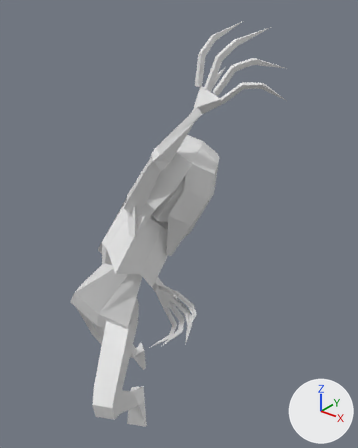
Two versions of the FBX model Assets/Ghost/Models/sk_ghost_slap_up.fbx, one commit apart.
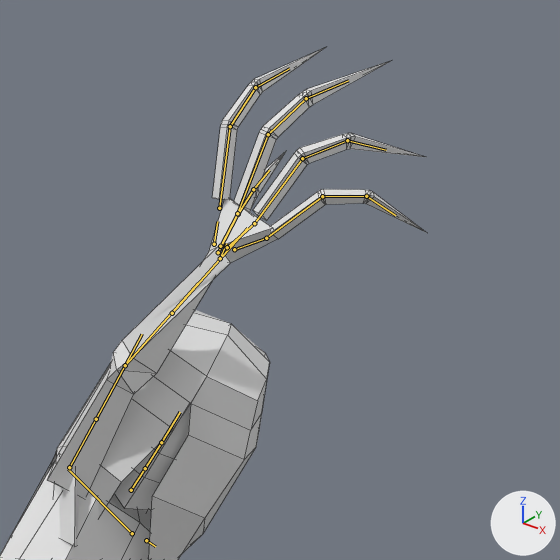
Each version is shown whole from a 50 mm lens placed at (1.258, -1.326, 2.211), pointed at (0.144, 0.066, 1.348), then close up on the part from 29% to 97% of the width and 0% to 54% of the height. Lighting does not change. The marker at lower right points along +X, +Y and +Z. The older version's two pictures come first. Both versions are drawn at frame 11 of the action 'Scene'; the numbers are the values there. The bones that change, and the others that lie on the model, are drawn over the model as lines in the close-ups. The close-ups show mesh edges as thin lines.

Names of what the first close-up shows: 'GHOST'.
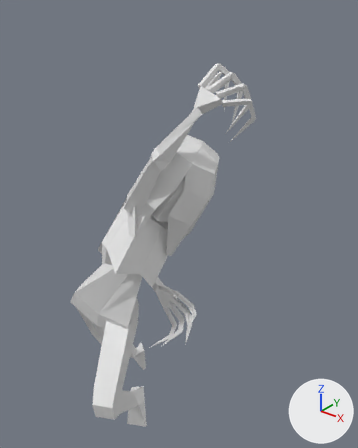
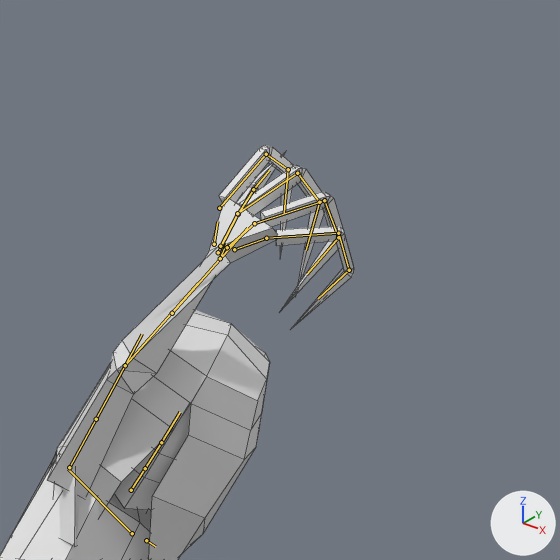
Changed parts and their boxes [x1, y1, x2, y2] in the close-ups (560 x 560 px):
```json
{"object": "GHOST", "change": "posed", "before": [0, 47, 427, 560], "after": [0, 145, 354, 560]}
{"bone": "DEF-f_index.01.R", "before": "(219, 208) to (230, 126)", "after": "(219, 208) to (266, 154)"}
{"bone": "DEF-f_index.02.R", "before": "(230, 126) to (255, 87)", "after": "(266, 154) to (288, 169)"}
{"bone": "DEF-f_index.03.R", "before": "(255, 87) to (289, 68)", "after": "(288, 169) to (284, 213)"}
{"bone": "DEF-f_middle.01.R", "before": "(237, 213) to (268, 134)", "after": "(237, 213) to (297, 173)"}
{"bone": "DEF-f_middle.02.R", "before": "(268, 134) to (306, 98)", "after": "(297, 173) to (319, 202)"}
{"bone": "DEF-f_middle.03.R", "before": "(306, 98) to (348, 80)", "after": "(319, 202) to (306, 250)"}
{"bone": "DEF-f_ring.01.R", "before": "(254, 223) to (302, 158)", "after": "(254, 223) to (324, 200)"}
{"bone": "DEF-f_ring.02.R", "before": "(302, 158) to (347, 140)", "after": "(324, 200) to (338, 237)"}
{"bone": "DEF-f_ring.03.R", "before": "(347, 140) to (386, 150)", "after": "(338, 237) to (307, 274)"}
{"bone": "DEF-f_pinky.01.R", "before": "(266, 238) to (322, 196)", "after": "(266, 238) to (338, 233)"}
{"bone": "DEF-f_pinky.02.R", "before": "(322, 196) to (366, 196)", "after": "(338, 233) to (349, 270)"}
{"bone": "DEF-f_pinky.03.R", "before": "(366, 196) to (395, 215)", "after": "(349, 270) to (318, 298)"}
```

Edits to the scene script, one JSON object a line:
```json
{"block": "bone_def_f_index_01_r", "where": "bone_def_f_index_01_r = bpy.data.objects['rig'].pose.bones['DEF-f_index.01.R']  # child of 'DEF-palm.01.R'"}
{"op": "set", "path": "bone_def_f_index_01_r.rotation_quaternion", "old": "(0.99, -0.137, 0.0, -0.022)", "new": "(0.973, 0.233, 0.0, -0.007)", "note": "degrees (-16, 0, -2) -> degrees (27, 0, -1)"}
{"block": "bone_def_f_index_02_r", "where": "bone_def_f_index_02_r = bpy.data.objects['rig'].pose.bones['DEF-f_index.02.R']  # child of 'DEF-f_index.01.R'"}
{"op": "set", "path": "bone_def_f_index_02_r.rotation_quaternion", "old": "(0.976, 0.215, -0.017, 0.007)", "new": "(0.884, 0.455, 0.088, -0.064)", "note": "degrees (25, -2, 0) -> degrees (54, 12, -2)"}
{"block": "bone_def_f_index_03_r", "where": "bone_def_f_index_03_r = bpy.data.objects['rig'].pose.bones['DEF-f_index.03.R']  # child of 'DEF-f_index.02.R'"}
{"op": "set", "path": "bone_def_f_index_03_r.rotation_quaternion", "old": "(0.977, 0.215, 0.0, 0.0)", "new": "(0.889, 0.458, 0.0, 0.0)", "note": "degrees (25, 0, 0) -> degrees (54, 0, 0)"}
{"block": "bone_def_f_middle_01_r", "where": "bone_def_f_middle_01_r = bpy.data.objects['rig'].pose.bones['DEF-f_middle.01.R']  # child of 'DEF-palm.02.R'"}
{"op": "set", "path": "bone_def_f_middle_01_r.rotation_quaternion", "old": "(0.99, -0.139, 0.0, -0.007)", "new": "(0.969, 0.246, 0.0, -0.027)", "note": "degrees (-16, 0, -1) -> degrees (28, 1, -3)"}
{"block": "bone_def_f_middle_02_r", "where": "bone_def_f_middle_02_r = bpy.data.objects['rig'].pose.bones['DEF-f_middle.02.R']  # child of 'DEF-f_middle.01.R'"}
{"op": "set", "path": "bone_def_f_middle_02_r.rotation_quaternion", "old": "(0.983, 0.184, -0.011, 0.004)", "new": "(0.879, 0.473, 0.041, -0.033)", "note": "degrees (21, -1, 0) -> degrees (57, 6, -1)"}
{"block": "bone_def_f_middle_03_r", "where": "bone_def_f_middle_03_r = bpy.data.objects['rig'].pose.bones['DEF-f_middle.03.R']  # child of 'DEF-f_middle.02.R'"}
{"op": "set", "path": "bone_def_f_middle_03_r.rotation_quaternion", "old": "(0.983, 0.184, 0.0, 0.0)", "new": "(0.881, 0.474, 0.0, 0.0)", "note": "degrees (21, 0, 0) -> degrees (57, 0, 0)"}
{"block": "bone_def_f_ring_01_r", "where": "bone_def_f_ring_01_r = bpy.data.objects['rig'].pose.bones['DEF-f_ring.01.R']  # child of 'DEF-palm.03.R'"}
{"op": "set", "path": "bone_def_f_ring_01_r.rotation_quaternion", "old": "(0.99, -0.14, 0.0, 0.007)", "new": "(0.968, 0.25, 0.0, 0.0)", "note": "degrees (-16, 0, 1) -> degrees (29, 0, 0)"}
{"block": "bone_def_f_ring_02_r", "where": "bone_def_f_ring_02_r = bpy.data.objects['rig'].pose.bones['DEF-f_ring.02.R']  # child of 'DEF-f_ring.01.R'"}
{"op": "set", "path": "bone_def_f_ring_02_r.rotation_quaternion", "old": "(0.962, 0.274, 0.003, -0.001)", "new": "(0.841, 0.54, -0.025, 0.022)", "note": "degrees (32, 0, 0) -> degrees (65, -4, 1)"}
{"block": "bone_def_f_ring_03_r", "where": "bone_def_f_ring_03_r = bpy.data.objects['rig'].pose.bones['DEF-f_ring.03.R']  # child of 'DEF-f_ring.02.R'"}
{"op": "set", "path": "bone_def_f_ring_03_r.rotation_quaternion", "old": "(0.962, 0.274, 0.0, 0.0)", "new": "(0.842, 0.54, 0.0, 0.0)", "note": "degrees (32, 0, 0) -> degrees (65, 0, 0)"}
{"block": "bone_def_f_pinky_01_r", "where": "bone_def_f_pinky_01_r = bpy.data.objects['rig'].pose.bones['DEF-f_pinky.01.R']  # child of 'DEF-palm.04.R'"}
{"op": "set", "path": "bone_def_f_pinky_01_r.rotation_quaternion", "old": "(0.991, -0.135, 0.0, 0.023)", "new": "(0.976, 0.217, 0.0, 0.036)", "note": "degrees (-16, 0, 3) -> degrees (25, -1, 4)"}
{"block": "bone_def_f_pinky_02_r", "where": "bone_def_f_pinky_02_r = bpy.data.objects['rig'].pose.bones['DEF-f_pinky.02.R']  # child of 'DEF-f_pinky.01.R'"}
{"op": "set", "path": "bone_def_f_pinky_02_r.rotation_quaternion", "old": "(0.95, 0.311, 0.025, -0.015)", "new": "(0.849, 0.509, -0.1, 0.096)", "note": "degrees (36, 3, -1) -> degrees (61, -16, 4)"}
{"block": "bone_def_f_pinky_03_r", "where": "bone_def_f_pinky_03_r = bpy.data.objects['rig'].pose.bones['DEF-f_pinky.03.R']  # child of 'DEF-f_pinky.02.R'"}
{"op": "set", "path": "bone_def_f_pinky_03_r.rotation_quaternion", "old": "(0.95, 0.311, 0.0, 0.0)", "new": "(0.858, 0.514, 0.0, 0.0)", "note": "degrees (36, 0, 0) -> degrees (62, 0, 0)"}
```
